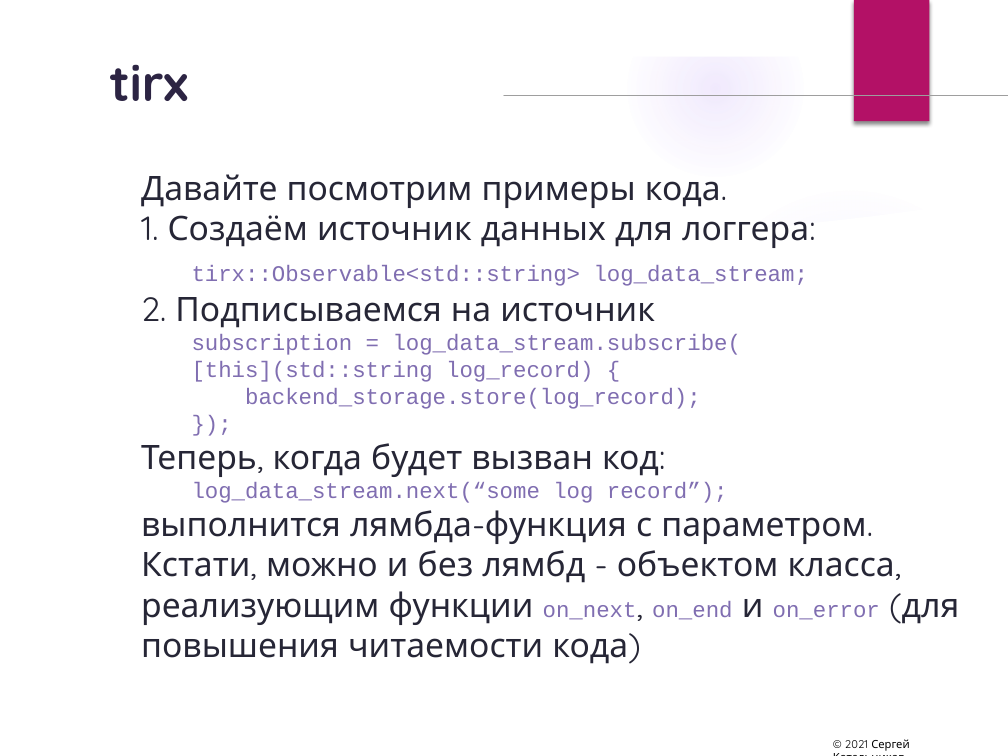
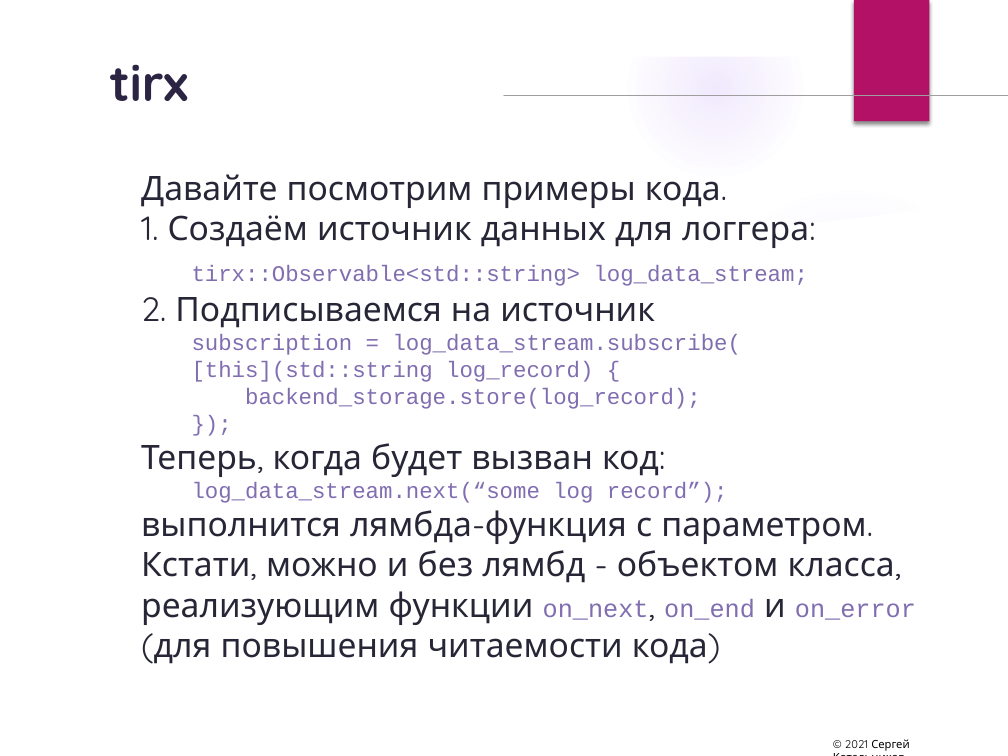
Before and after one commit to sergrt/tirx-example, a slide deck: slide 59 of rx_presentation.pptx. Drawn at 1008x756 pixels with LibreOffice and Linux fonts; fonts in the diff are those of the drawing; background and template pictures are left out. Boxes give left, top, right and bottom in pixels: in the first picture for what was removed or moved away, otherwise in the second. Text is boxed around its words. In the diff, an @@ line names an element or a change of style, - is before the commit and + after.

```diff
--- a/rx_presentation.pptx
+++ b/rx_presentation.pptx
@@ text at bbox=[141, 550, 916, 664]: size 16 to 18 pt in "on_next, on_end on_error" @@
```
Also in this commit, not shown: 11 other slides changed, 4 slides added, 4 other files.
